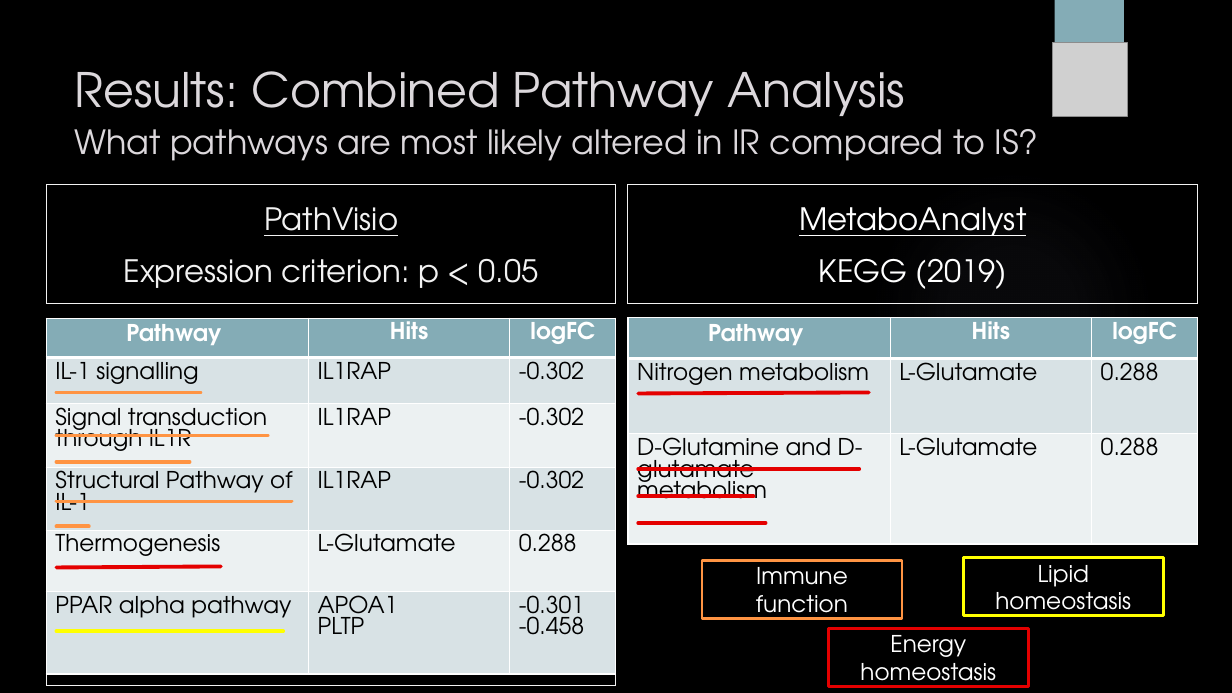
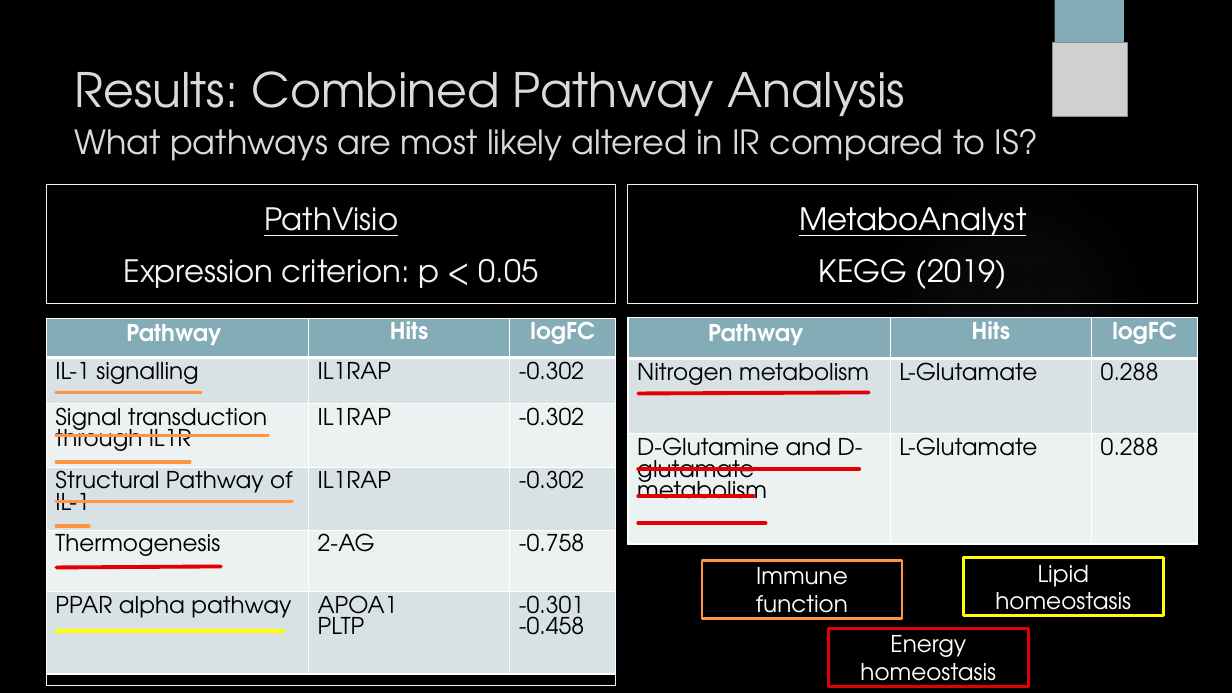
Before and after one commit to sabdeolive/Sabrina_BMS_Bachelor-Internship, a slide deck: slide 18 of Final Presentation.pptx. Drawn at 1232x693 pixels with LibreOffice and Linux fonts; fonts in the diff are those of the drawing; grey boxes stand for pictures; background and template pictures are left out. Boxes give left, top, right and bottom in pixels: in the first picture for what was removed or moved away, otherwise in the second. Text is boxed around its words. In the diff, an @@ line names an element or a change of style, - is before the commit and + after.

```diff
--- a/Final Presentation.pptx
+++ b/Final Presentation.pptx
@@ table at bbox=[46, 318, 616, 688] @@
-row 5, column 2: L-Glutamate
+row 5, column 2: 2-AG
-row 5, column 3: 0.288
+row 5, column 3: -0.758
```
Also in this commit, not shown: 2 other slides changed.
